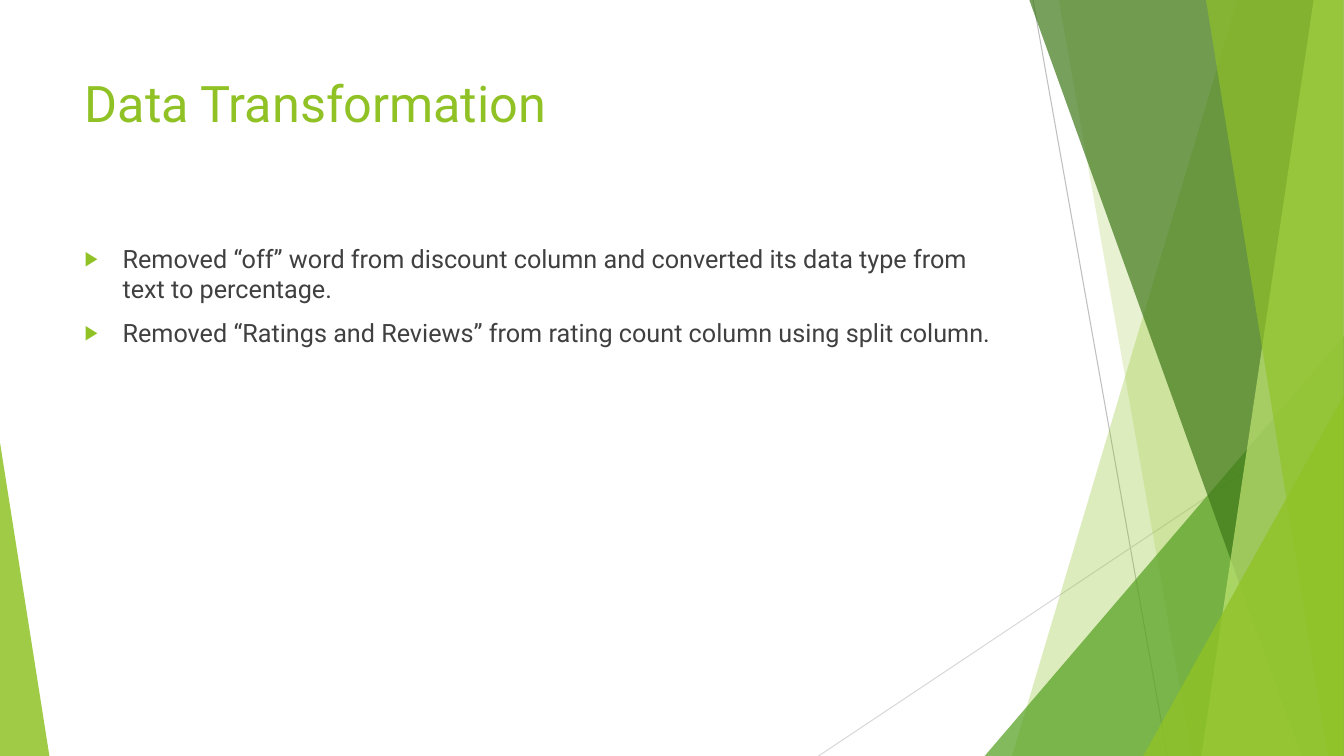
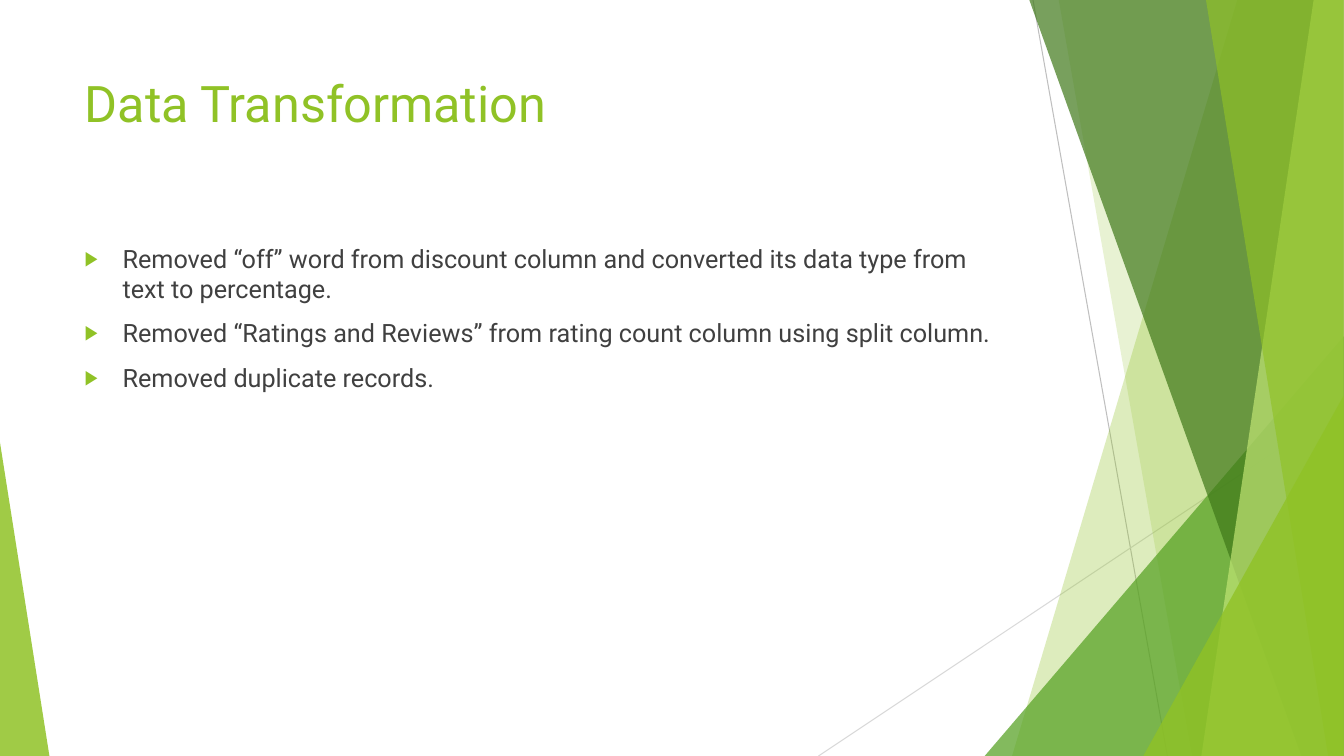
Before and after one commit to mohitshrivastava450/Excel-Watch-dataset, a slide deck: slide 7 of Result/Flipkartppt.pptx. Drawn at 1344x756 pixels with LibreOffice and Linux fonts; fonts in the diff are those of the drawing. Boxes give left, top, right and bottom in pixels: in the first picture for what was removed or moved away, otherwise in the second. Text is boxed around its words. In the diff, an @@ line names an element or a change of style, - is before the commit and + after.

```diff
--- a/Result/Flipkartppt.pptx
+++ b/Result/Flipkartppt.pptx
@@ text at (123, 368, 434, 392): paragraph added @@
+▶ Removed duplicate records.
```
Also in this commit, not shown: 8 other slides changed, 1 slide removed, 2 other files.
